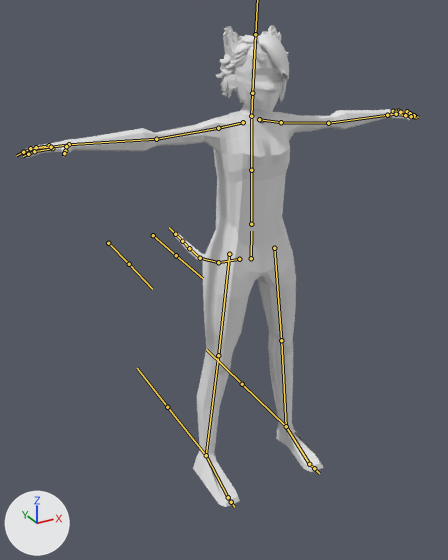
Two versions of the FBX model Timebreaker/Assets/Characters/Shroedinger/Shroedinger4.3.2.fbx, one commit apart.
Before and after are seen from a camera (50 mm lens) standing at (-7.84, -12.83, 12.55) and looking at (-0.8, -0.03, 6.15). Lighting does not change. The marker at lower left points along +X, +Y and +Z. The bones that bend it are drawn over the model as lines.

Names of what the first picture shows: 'Head', 'Player'.
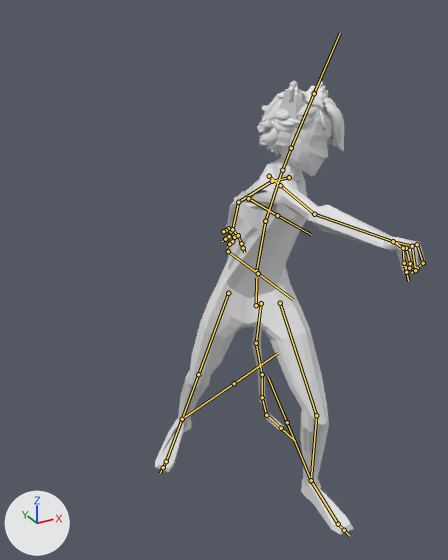
The newer file adds an action. The first version stands in its rest pose; the second is drawn at frame 1 of the action 'Armature|AttackLL'.

What differs and where, as boxes [x1, y1, x2, y2] in the pictures (448 x 560 px):
'Player', posed (32% narrower, 6% shorter): before [20, 103, 416, 507]; after [155, 156, 425, 534]
'Head', posed: before [216, 26, 289, 112]; after [257, 81, 344, 176]
bone 'Hip', root to tip: before (251, 258) to (251, 231); after (256, 305) to (256, 278)
bone 'Abdomen', root to tip: before (251, 224) to (251, 170); after (256, 271) to (265, 221)
bone 'Chest', root to tip: before (251, 170) to (251, 119); after (265, 221) to (281, 172)
bone 'Neck', root to tip: before (251, 116) to (252, 93); after (282, 170) to (291, 148)
bone 'Head', root to tip: before (252, 93) to (255, 34); after (291, 148) to (314, 93)
bone 'Shoulder.L', root to tip: before (259, 119) to (281, 122); after (289, 177) to (272, 181)
bone 'UpperArm.L', root to tip: before (281, 122) to (328, 123); after (272, 181) to (238, 202)
bone 'Arm.L', root to tip: before (328, 123) to (387, 115); after (238, 202) to (232, 229)
bone 'Shoulder.R', root to tip: before (243, 122) to (218, 128); after (269, 176) to (280, 185)
bone 'UpperArm.R', root to tip: before (218, 128) to (156, 139); after (280, 185) to (314, 214)
bone 'Arm.R', root to tip: before (156, 139) to (69, 144); after (314, 214) to (393, 241)
bone 'Palm.R', root to tip: before (69, 144) to (51, 147); after (393, 241) to (412, 246)
bone 'IndexFore.R', root to tip: before (52, 148) to (34, 151); after (417, 244) to (423, 263)
bone 'Index.R', root to tip: before (34, 151) to (28, 154); after (423, 263) to (417, 268)
bone 'PinkyFore.R', root to tip: before (49, 145) to (36, 147); after (406, 248) to (410, 263)
bone 'Pinky.R', root to tip: before (36, 147) to (30, 149); after (410, 263) to (406, 268)
bone 'MiddleFore.R', root to tip: before (51, 147) to (30, 148); after (412, 246) to (415, 270)
bone 'MidleFinger.R', root to tip: before (30, 148) to (23, 152); after (415, 270) to (409, 268)
bone 'ThumbForeBone.R', root to tip: before (66, 146) to (65, 151); after (403, 248) to (404, 263)
bone 'Leg.L', root to tip: before (274, 248) to (281, 340); after (280, 303) to (316, 415)
bone 'Knee.L', root to tip: before (281, 340) to (286, 426); after (316, 415) to (311, 480)
bone 'Foot.L', root to tip: before (286, 426) to (309, 464); after (311, 480) to (338, 524)
bone 'Tail.01', root to tip: before (239, 259) to (218, 262); after (261, 303) to (256, 343)
bone 'Tail.02', root to tip: before (218, 262) to (200, 258); after (256, 343) to (262, 374)
bone 'Tail.03', root to tip: before (200, 258) to (189, 248); after (262, 374) to (262, 397)
bone 'Tail.04', root to tip: before (189, 248) to (182, 241); after (262, 397) to (266, 415)
bone 'Tail.05', root to tip: before (182, 241) to (175, 234); after (266, 415) to (281, 428)
bone 'Leg.R', root to tip: before (229, 254) to (218, 355); after (228, 293) to (198, 374)
bone 'Knee.R', root to tip: before (218, 355) to (206, 455); after (198, 374) to (182, 419)
bone 'Foot.IK.L', root to tip: before (286, 426) to (242, 384); after (311, 480) to (287, 422)
bone 'Foot.IK.R', root to tip: before (206, 455) to (167, 407); after (182, 419) to (234, 383)

The change in detail:
Bone 'Hip' (bone_hip) moves from (0.0, 0.0, 0.0) to (-0.34, -0.93, 0.81).
Bone 'Hip' (bone_hip) turns from (0, 0, 0) to (0, -46, 0) degrees about its own x, y and z.
Bone 'Abdomen' (bone_abdomen) turns from (0, 0, 0) to (9, 45, -3) degrees about its own x, y and z.
Bone 'Chest' (bone_chest) turns from (0, 0, 0) to (2, 21, -8) degrees about its own x, y and z.
Bone 'Neck' (bone_neck) turns from (0, 0, 0) to (-5, -2, -2) degrees about its own x, y and z.
Bone 'Head' (bone_head) turns from (0, 0, 0) to (5, 6, 4) degrees about its own x, y and z.
Bone 'Shoulder.L' (bone_shoulder_l) moves from (0.0, 0.0, 0.0) to (0.02, 0.11, -0.08).
Bone 'Shoulder.L' (bone_shoulder_l) turns from (0, 0, 0) to (-18, -19, 66) degrees about its own x, y and z.
Bone 'UpperArm.L' (bone_upperarm_l) turns from (0, 0, 0) to (-23, 26, -4) degrees about its own x, y and z.
Bone 'Arm.L' (bone_arm_l) turns from (0, 0, 0) to (2, 36, -23) degrees about its own x, y and z.
Bone 'Shoulder.R' (bone_shoulder_r) moves from (0.0, 0.0, 0.0) to (0.02, 0.16, 0.0).
Bone 'Shoulder.R' (bone_shoulder_r) turns from (0, 0, 0) to (4, -18, 59) degrees about its own x, y and z.
Bone 'UpperArm.R' (bone_upperarm_r) turns from (0, 0, 0) to (-3, 19, 3) degrees about its own x, y and z.
Bone 'Arm.R' (bone_arm_r) turns from (0, 0, 0) to (4, -30, 10) degrees about its own x, y and z.
Bone 'Palm.R' (bone_palm_r) turns from (0, 0, 0) to (11, 39, 11) degrees about its own x, y and z.
Bone 'IndexFore.R' (bone_indexfore_r) turns from (0, 0, 0) to (-72, 3, 40) degrees about its own x, y and z.
Bone 'Index.R' (bone_index_r) turns from (0, 0, 0) to (-76, 42, -77) degrees about its own x, y and z.
Bone 'PinkyFore.R' (bone_pinkyfore_r) turns from (0, 0, 0) to (-71, -2, 24) degrees about its own x, y and z.
Bone 'Pinky.R' (bone_pinky_r) turns from (0, 0, 0) to (-41, -1, 3) degrees about its own x, y and z.
Bone 'MiddleFore.R' (bone_middlefore_r) turns from (0, 0, 0) to (-78, 3, 3) degrees about its own x, y and z.
Bone 'MidleFinger.R' (bone_midlefinger_r) turns from (0, 0, 0) to (-80, -9, 12) degrees about its own x, y and z.
Bone 'ThumbForeBone.R' (bone_thumbforebone_r) turns from (0, 0, 0) to (-31, -25, -16) degrees about its own x, y and z.
Bone 'Leg.L' (bone_leg_l) turns from (0, 0, 0) to (-23, -35, -9) degrees about its own x, y and z.
Bone 'Knee.L' (bone_knee_l) turns from (0, 0, 0) to (49, 0, 1) degrees about its own x, y and z.
Bone 'Foot.L' (bone_foot_l) turns from (0, 0, 0) to (-16, -10, -4) degrees about its own x, y and z.
Bone 'Tail.01' (bone_tail_01) turns from (0, 0, 0) to (-60, -8, 26) degrees about its own x, y and z.
Bone 'Tail.02' (bone_tail_02) turns from (0, 0, 0) to (-13, -32, -8) degrees about its own x, y and z.
Bone 'Tail.03' (bone_tail_03) turns from (0, 0, 0) to (-38, -48, 51) degrees about its own x, y and z.
Bone 'Tail.04' (bone_tail_04) turns from (0, 0, 0) to (-32, -56, 43) degrees about its own x, y and z.
Bone 'Tail.05' (bone_tail_05) turns from (0, 0, 0) to (-7, -129, 43) degrees about its own x, y and z.
Bone 'Leg.R' (bone_leg_r) turns from (0, 0, 0) to (6, -5, 11) degrees about its own x, y and z.
Bone 'Knee.R' (bone_knee_r) turns from (0, 0, 0) to (20, 1, -4) degrees about its own x, y and z.
Bone 'Foot.IK.L' (bone_foot_ik_l) moves from (0.0, 0.0, 0.0) to (-0.53, -2.03, -0.27).
Bone 'Foot.IK.L' (bone_foot_ik_l) turns from (0, 0, 0) to (0, 0, -20) degrees about its own x, y and z.
Bone 'Foot.IK.R' (bone_foot_ik_r) moves from (0.0, 0.0, 0.0) to (0.29, 2.23, -0.29).
Bone 'Foot.IK.R' (bone_foot_ik_r) turns from (0, 0, 0) to (0, 0, -69) degrees about its own x, y and z.
